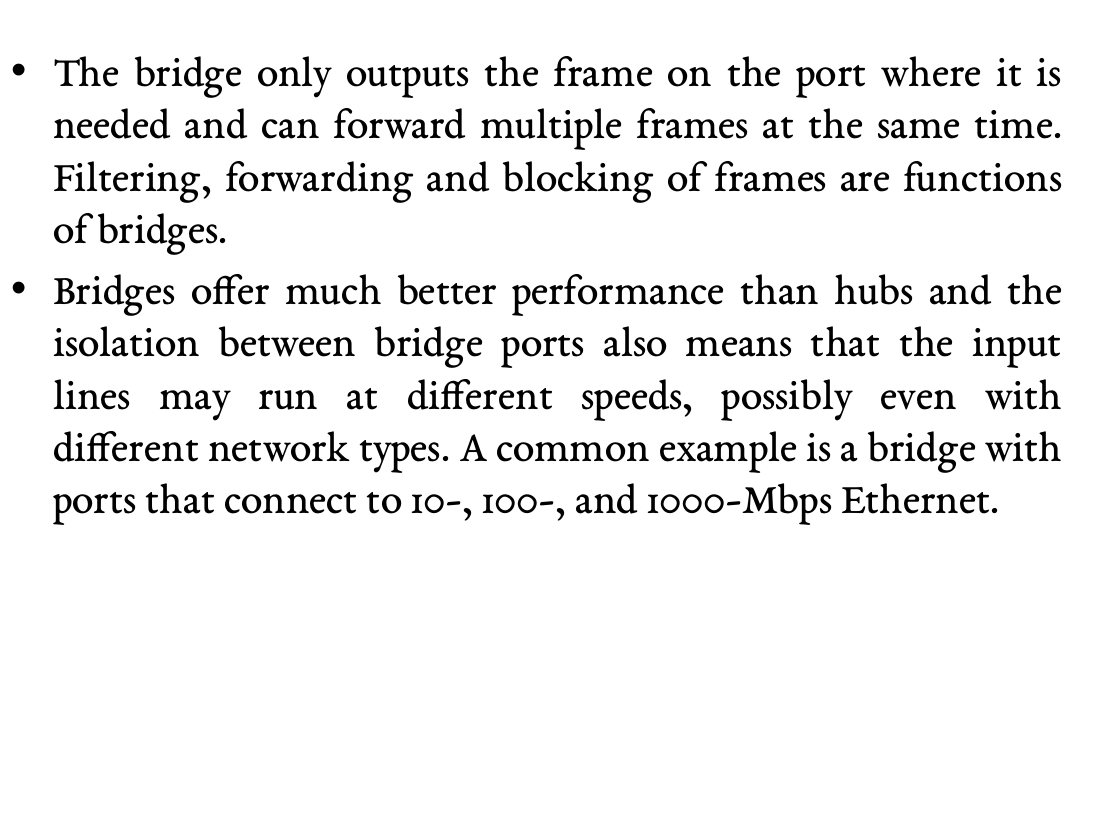
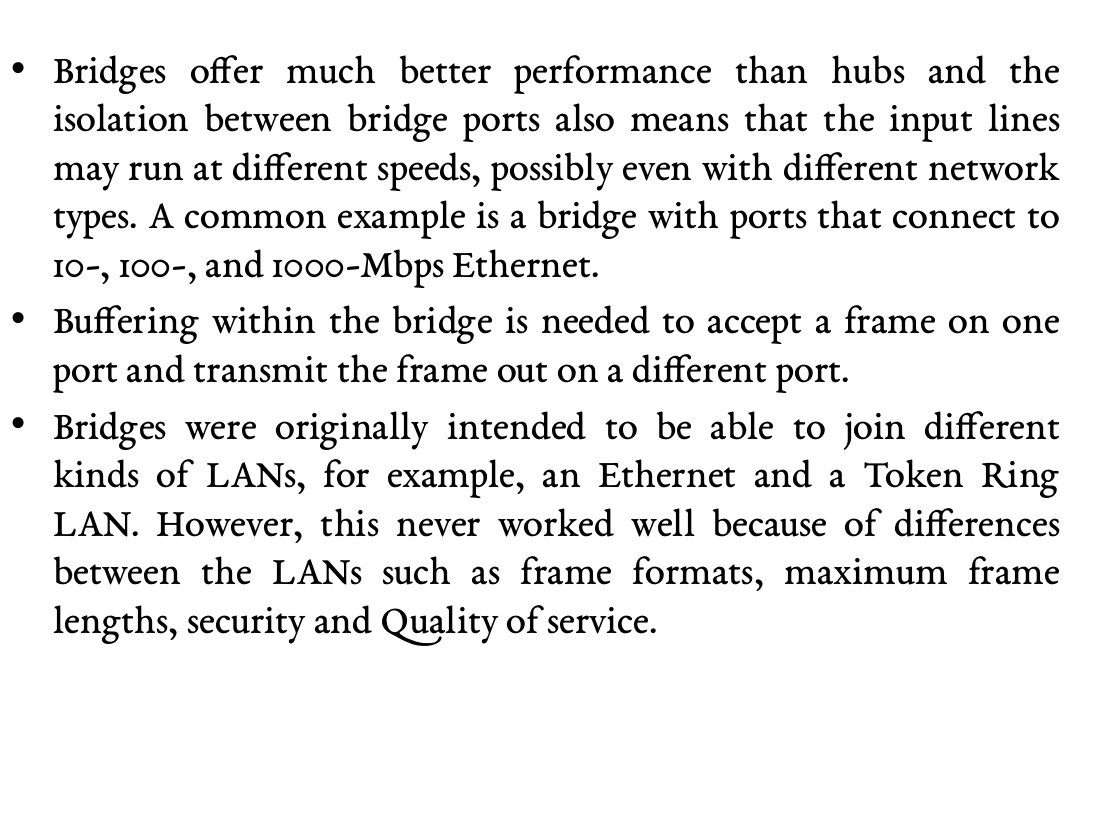
Before and after one commit to GeneralNitin/S6, a slide deck: slide 13 of 03. Computer Networks/PPTs/2.6. Gigabit Ethernet, Bridges, Switches.pptx. Drawn at 1120x840 pixels with LibreOffice and Linux fonts; fonts in the diff are those of the drawing. Boxes give left, top, right and bottom in pixels: in the first picture for what was removed or moved away, otherwise in the second. Text is boxed around its words. In the diff, an @@ line names an element or a change of style, - is before the commit and + after.

```diff
--- a/03. Computer Networks/PPTs/2.6. Gigabit Ethernet, Bridges, Switches.pptx
+++ b/03. Computer Networks/PPTs/2.6. Gigabit Ethernet, Bridges, Switches.pptx
@@ text at <box>53,56,1062,255</box>: paragraph removed @@
-• The bridge only outputs the frame on the port where it is needed and can forward multiple frames at the same time. Filtering, forwarding and blocking of frames are functions of bridges.
@@ text at <box>53,55,1061,287</box>: size 28 to 26 pt in "Bridges offer much better performance than hubs ..." @@
@@ text at <box>53,305,1061,643</box>: paragraphs added @@
+• Buffering within the bridge is needed to accept a frame on one port and transmit the frame out on a different port.
+• Bridges were originally intended to be able to join different kinds of LANs, for example, an Ethernet and a Token Ring LAN. However, this never worked well because of differences between the LANs such as frame formats, maximum frame lengths, security and Quality of service.
```
Also in this commit, not shown: 7 other slides changed, 1 slide added, 1 slide removed, 22 other files.
